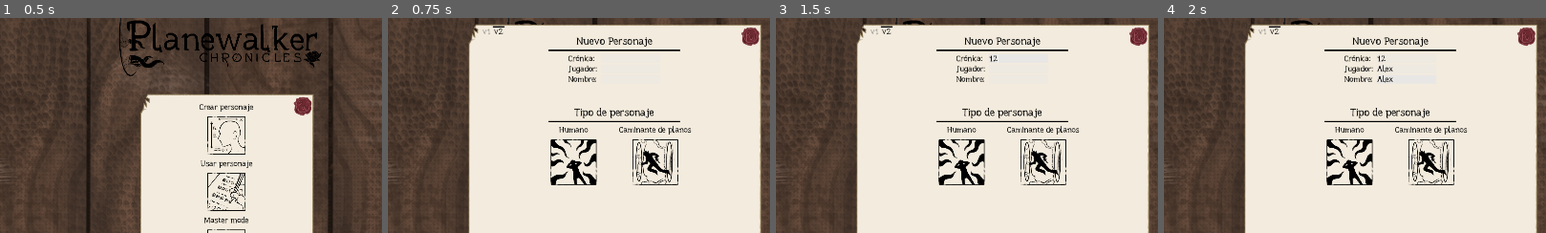
Above: before the commit, frames 1-4 (left to right).
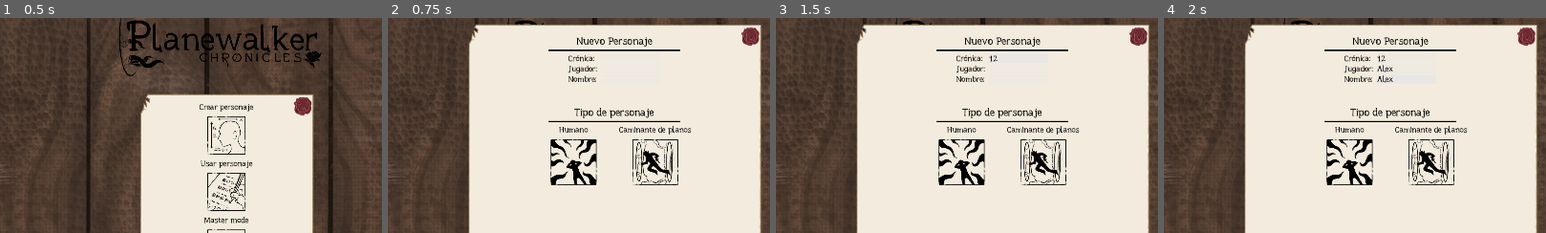
Above: after the commit, the same moments.

Repository: ricargoes/pwcbeyond
Game: Godot game, scene res://scenes/screens/MainMenu.tscn
The game is run twice, just before and just after one commit, with the same random seed, the same clock (stepped at 60 frames per second) and the same inputs.
Inputs (mouse positions are % of the whole screen's width and height, from its top left):
- Up to frame 1 (0.5 s): no input
- Up to frame 2 (0.75 s): click (50, 35) at 0.5 s
- Up to frame 3 (1.5 s): click (52, 17) at 1.27 s; type "12" at 1.35 s
- Up to frame 4 (2 s): click (52, 19) at 1.5 s; type "Alex" at 1.58 s; click (52, 22) at 1.73 s; type "Alex" at 1.82 s
The pictures show only the part of the screen within x 20-70%, y 7-57%; the shares and areas given below are measured in that part.

Frame 1 is identical in both runs. In frame 2, less than 0.1% of the frame differs, in the area x 24-31%, y 3-8%; in frame 3, less than 0.1%; in frame 4, less than 0.1%.
Error in both runs: Unable to iterate on object of type 'Nil'. (res://scenes/singletons/ArtesGetter.gd:15)

Commit message:
using json_schemas for sheet versions from db

Diff:
--- a/scenes/classes/Character.gd
+++ b/scenes/classes/Character.gd
@@ -1,9 +1,11 @@
 extends Node
 
+const default_concentracion = 2
 
 var char_name = ""
 var player_name = ""
 var chronicle = ""
+var version = ""
 
 var atributes = {}
 var skills = {}
@@ -20,10 +22,11 @@
 
 signal effort_spended(type)
 
-func set_id(character_sheet):
+func set_id(character_sheet, sheet_version):
 	chronicle = character_sheet.find_child("Chronicle").text
 	player_name = character_sheet.find_child("Player").text
 	char_name = character_sheet.find_child("Name").text
+	version = sheet_version
 
 func save_human_side(character_sheet):
 
@@ -70,7 +73,8 @@
 
 func initialize_status():
 	status["Vigor"] = { "perm": atributes["Físicos"]["Resistencia"], "temp": atributes["Físicos"]["Resistencia"] }
-	status["Voluntad"] = { "perm": atributes["Mentales"]["Astucia"], "temp": atributes["Mentales"]["Astucia"] }
+	var concentracion_value = atributes["Mentales"].get("Voluntad", default_concentracion)
+	status["Concentración"] = { "perm": concentracion_value, "temp": concentracion_value }
 	status["Coherencia"] = { "perm": plane_manipulation["access"]["ego"], "temp": plane_manipulation["access"]["ego"] }
 	status["Salud"] = {}
 	status["Cordura"] = {}
@@ -80,9 +84,9 @@
 
 func save_status(character_sheet):
 	status = {}
-	status["Vigor"] = { "perm": atributes["Físicos"]["Resistencia"], "temp": character_sheet.find_child("Vigor").temp_level}
-	status["Voluntad"] = { "perm": atributes["Mentales"]["Astucia"], "temp": character_sheet.find_child("Voluntad").temp_level}
-	status["Coherencia"] = { "perm": plane_manipulation["access"]["ego"], "temp": character_sheet.find_child("Coherencia").temp_level}
+	status["Vigor"] = {"perm": atributes["Físicos"]["Resistencia"], "temp": character_sheet.find_child("Vigor").temp_level}
+	status["Concentración"] = {"perm": atributes["Mentales"].get("Voluntad", default_concentracion), "temp": character_sheet.find_child("Concentracion").temp_level}
+	status["Coherencia"] = {"perm": plane_manipulation["access"]["ego"], "temp": character_sheet.find_child("Coherencia").temp_level}
 
 	status["Salud"] = character_sheet.find_child("Salud").states_damage
 	status["Cordura"] = character_sheet.find_child("Cordura").states_damage
@@ -96,7 +100,8 @@
 		"atributes": atributes,
 		"skills": skills,
 		"plane_manipulation": plane_manipulation,
-		"status": status
+		"status": status,
+		"version": version,
 	}
 
 func from_data_dict(char_dict):
@@ -108,6 +113,7 @@
 	skills = char_dict["character_stats"]["skills"]
 	plane_manipulation = char_dict["character_stats"]["plane_manipulation"]
 	status = char_dict["character_stats"]["status"]
+	version = char_dict["character_stats"]["version"]
 
 	equipment = char_dict["character_inventory"]
 
@@ -126,4 +132,4 @@
 	if boosts.has(type):
 		for _i in range(boosts.count(type)):
 			boosts.erase(type)
-		emit_signal("effort_spended", type)
+		effort_spended.emit(type)
--- a/scenes/counters/Tireness.tscn
+++ b/scenes/counters/Tireness.tscn
@@ -47,7 +47,7 @@
 mouse_default_cursor_shape = 2
 theme = ExtResource("1")
 theme_override_colors/font_color = Color(0, 0, 0, 1)
-text = "Voluntad"
+text = "Concentración"
 
 [node name="Plus" type="TextureButton" parent="Label"]
 layout_mode = 2
--- a/scenes/panels/CharStatusPanel.gd
+++ b/scenes/panels/CharStatusPanel.gd
@@ -33,7 +33,7 @@
 		%Name.text = character.char_name + " [" + character.player_name + "]"
 		var char_status = character.status
 		%Vigor.set_level(char_status["Vigor"]["perm"], char_status["Vigor"]["temp"])
-		%Voluntad.set_level(char_status["Voluntad"]["perm"], char_status["Voluntad"]["temp"])
+		%Concentracion.set_level(char_status["Concentración"]["perm"], char_status["Concentración"]["temp"])
 		if char_status.has("Coherencia"):
 			%Coherencia.set_level(char_status["Coherencia"]["perm"], char_status["Coherencia"]["temp"])
 			%Coherencia.show()
@@ -48,7 +48,7 @@
 	%Salud.set_editable(do_it)
 	%Cordura.set_editable(do_it)
 #	%Vigor.set_editable(do_it)
-#	%Voluntad.set_editable(do_it)
+#	%Concentracion.set_editable(do_it)
 #	%Coherencia.set_editable(do_it)
 
 
--- a/scenes/panels/CharStatusPanel.tscn
+++ b/scenes/panels/CharStatusPanel.tscn
@@ -76,10 +76,10 @@
 layout_mode = 2
 status_name = "Vigor"
 
-[node name="Voluntad" parent="Layout/DataBox/TirenessBox" instance=ExtResource("6")]
+[node name="Concentracion" parent="Layout/DataBox/TirenessBox" instance=ExtResource("6")]
 unique_name_in_owner = true
 layout_mode = 2
-status_name = "Voluntad"
+status_name = "Concentración"
 
 [node name="Coherencia" parent="Layout/DataBox/TirenessBox" instance=ExtResource("6")]
 unique_name_in_owner = true
--- a/scenes/screens/CharacterCreation.gd
+++ b/scenes/screens/CharacterCreation.gd
@@ -12,24 +12,29 @@
 var _char_type = ""
 
 func _ready():
-	%Version.select(1)
+	prepare_versions()
 	paint_atributes()
 	paint_skills()
 	paint_plane_manipulation()
 
 
+func prepare_versions():
+	var available_versions = GameInfo.abilities_schema.keys()
+	available_versions.sort()
+	for version in available_versions:
+		%Version.add_item(version)
+	%Version.select(2)
+
 func paint_atributes():
 	var feature_type = "atributes"
-	var item_levels = GameInfo.version_skill_template[get_sheet_version()][feature_type]
-	Helper.build_ability_tree(feature_type, %Atributes, item_levels)
+	Helper.build_ability_tree(%Atributes, feature_type, get_sheet_version(), 1)
 	get_tree().call_group(feature_type, "connect", "leveled_up", update_atribute_points)
 	get_tree().call_group(feature_type, "connect", "leveled_down", update_atribute_points)
 
 
 func paint_skills():
 	var feature_type = "skills"
-	var item_levels = GameInfo.version_skill_template[get_sheet_version()][feature_type]
-	Helper.build_ability_tree(feature_type, %Skills, item_levels)
+	Helper.build_ability_tree(%Skills, feature_type, get_sheet_version())
 
 	for group_containers in %Skills.get_children():
 		var group = group_containers.name
@@ -280,7 +285,7 @@
 
 func finish():
 	var character = load("res://scenes/classes/Character.tscn").instantiate()
-	character.set_id(self)
+	character.set_id(self, get_sheet_version())
 	character.save_human_side(self)
 	character.save_planewalker_side(self)
 	character.initialize_status()
--- a/scenes/screens/CharacterCreation.tscn
+++ b/scenes/screens/CharacterCreation.tscn
@@ -64,11 +64,8 @@
 offset_bottom = 52.0
 focus_mode = 0
 auto_height = true
-item_count = 2
 max_columns = 6
 same_column_width = true
-item_0/text = "v1"
-item_1/text = "v2"
 
 [node name="SheetInfo" type="VBoxContainer" parent="CenterContainer"]
 unique_name_in_owner = true
--- a/scenes/sheet_layouts/CharacterSheet.gd
+++ b/scenes/sheet_layouts/CharacterSheet.gd
@@ -13,7 +13,7 @@
 var character = null
 
 var vigor
-var voluntad
+var concentracion
 var coherencia
 var salud
 var cordura
@@ -24,18 +24,18 @@
 	salud = find_child("Salud")
 	cordura = find_child("Cordura")
 	vigor = find_child("Vigor")
-	voluntad = find_child("Voluntad")
+	concentracion = find_child("Concentracion")
 	coherencia = find_child("Coherencia")
-	vigor.connect("effort", Callable(character, "effort").bind("físicos"))
-	voluntad.connect("effort", Callable(character, "effort").bind("mentales"))
-	coherencia.connect("effort", Callable(character, "effort").bind("plane_manipulation"))
-	character.connect("effort_spended", Callable(vigor, "unlock_efforts"))
-	character.connect("effort_spended", Callable(voluntad, "unlock_efforts"))
-	character.connect("effort_spended", Callable(coherencia, "unlock_efforts"))
+	vigor.effort.connect(character.effort.bind("físicos"))
+	concentracion.effort.connect(character.effort.bind("mentales"))
+	coherencia.effort.connect(character.effort.bind("plane_manipulation"))
+	character.effort_spended.connect(vigor.unlock_efforts)
+	character.effort_spended.connect(concentracion.unlock_efforts)
+	character.effort_spended.connect(coherencia.unlock_efforts)
 	%RollTool.set_roller(character)
 	%RollTool.set_health(salud)
 	%RollTool.set_tireness("físicos", vigor)
-	%RollTool.set_tireness("mentales", voluntad)
+	%RollTool.set_tireness("mentales", concentracion)
 	%RollTool.set_tireness("plane_manipulation", coherencia)
 	build_sheet()
 
@@ -110,13 +110,13 @@
 
 func paint_atributes():
 	var feature_type = "atributes"
-	Helper.build_ability_tree(feature_type, %Atributes, character.atributes, false)
+	Helper.build_ability_tree(%Atributes, feature_type, character.version, 1, false, character.atributes)
 	get_tree().call_group(feature_type, "connect", "clicked", %RollTool.select_atribute)
 
 
 func paint_skills():
 	var feature_type = "skills"
-	Helper.build_ability_tree(feature_type, %Skills, character.skills, false)
+	Helper.build_ability_tree(%Skills, feature_type, character.version, 0, false, character.skills)
 	get_tree().call_group(feature_type, "connect", "clicked", %RollTool.select_skill)
 
 
@@ -157,7 +157,7 @@
 func paint_status():
 	var sheet_status = character.status
 	vigor.set_level(sheet_status["Vigor"]["perm"], sheet_status["Vigor"]["temp"])
-	voluntad.set_level(sheet_status["Voluntad"]["perm"], sheet_status["Voluntad"]["temp"])
+	concentracion.set_level(sheet_status["Concentración"]["perm"], sheet_status["Concentración"]["temp"])
 
 	salud.set_damage(sheet_status["Salud"])
 	cordura.set_damage(sheet_status["Cordura"])
--- a/scenes/sheet_layouts/DashboardLayout.tscn
+++ b/scenes/sheet_layouts/DashboardLayout.tscn
@@ -281,7 +281,7 @@
 
 [node name="Looks" type="TextEdit" parent="BG/Sheet/Header/Info" groups=["editable_textedits"]]
 unique_name_in_owner = true
-custom_minimum_size = Vector2(280, 90)
+custom_minimum_size = Vector2(280, 120)
 layout_mode = 2
 focus_mode = 0
 wrap_mode = 1
@@ -309,7 +309,7 @@
 
 [node name="HSeparator" type="HSeparator" parent="BG/Sheet"]
 layout_mode = 2
-theme_override_constants/separation = 60
+theme_override_constants/separation = 30
 theme_override_styles/separator = SubResource("1")
 
 [node name="Body" type="HBoxContainer" parent="BG/Sheet"]
@@ -420,16 +420,13 @@
 
 [node name="Salud" parent="BG/Sheet/Body/Sec1/StatusBG/StatusCenter/StatusFrame/Status/PhysicalStatus" instance=ExtResource("7")]
 layout_mode = 2
-editable = true
-type = "Salud"
-icon_colection = "health"
 
 [node name="MentalStatus" type="VBoxContainer" parent="BG/Sheet/Body/Sec1/StatusBG/StatusCenter/StatusFrame/Status"]
 layout_mode = 2
 
-[node name="Voluntad" parent="BG/Sheet/Body/Sec1/StatusBG/StatusCenter/StatusFrame/Status/MentalStatus" groups=["features"] instance=ExtResource("8")]
-layout_mode = 2
-status_name = "Voluntad"
+[node name="Concentracion" parent="BG/Sheet/Body/Sec1/StatusBG/StatusCenter/StatusFrame/Status/MentalStatus" groups=["features"] instance=ExtResource("8")]
+layout_mode = 2
+status_name = "Concentración"
 
 [node name="BlankSep2" type="HSeparator" parent="BG/Sheet/Body/Sec1/StatusBG/StatusCenter/StatusFrame/Status/MentalStatus"]
 layout_mode = 2
@@ -438,7 +435,6 @@
 
 [node name="Cordura" parent="BG/Sheet/Body/Sec1/StatusBG/StatusCenter/StatusFrame/Status/MentalStatus" instance=ExtResource("7")]
 layout_mode = 2
-editable = true
 type = "Cordura"
 icon_colection = "sanity"
 
@@ -808,12 +804,15 @@
 mouse_filter = 2
 
 [node name="ConfirmationPopup" type="Popup" parent="BG/Pivot/CenterContainer"]
+size = Vector2i(600, 130)
 
 [node name="NinePatchRect" type="NinePatchRect" parent="BG/Pivot/CenterContainer/ConfirmationPopup"]
 modulate = Color(0.768627, 0.776471, 0, 1)
-custom_minimum_size = Vector2(400, 100)
+custom_minimum_size = Vector2(600, 130)
 offset_right = 400.0
 offset_bottom = 100.0
+size_flags_horizontal = 3
+size_flags_vertical = 3
 texture = ExtResource("16")
 patch_margin_left = 55
 patch_margin_top = 64
@@ -829,6 +828,7 @@
 [node name="ConfirmationL" type="Label" parent="BG/Pivot/CenterContainer/ConfirmationPopup/VBoxContainer"]
 layout_mode = 2
 text = "Acepta para confirmar el borrado"
+horizontal_alignment = 1
 
 [node name="ConfirmButtons" type="HBoxContainer" parent="BG/Pivot/CenterContainer/ConfirmationPopup/VBoxContainer"]
 layout_mode = 2
@@ -846,7 +846,7 @@
 [connection signal="timeout" from="Autosave" to="." method="autosave"]
 [connection signal="gui_input" from="BG/Sheet/Header/Logo" to="." method="_on_Logo_gui_input"]
 [connection signal="clicked" from="BG/Sheet/Body/Sec1/StatusBG/StatusCenter/StatusFrame/Status/PhysicalStatus/Vigor" to="BG/Sheet/Tools/RollTool" method="select_atribute"]
-[connection signal="clicked" from="BG/Sheet/Body/Sec1/StatusBG/StatusCenter/StatusFrame/Status/MentalStatus/Voluntad" to="BG/Sheet/Tools/RollTool" method="select_atribute"]
+[connection signal="clicked" from="BG/Sheet/Body/Sec1/StatusBG/StatusCenter/StatusFrame/Status/MentalStatus/Concentracion" to="BG/Sheet/Tools/RollTool" method="select_atribute"]
 [connection signal="clicked" from="BG/Sheet/Body/Manipulacion de planos/PlaneManipulation/Journey" to="BG/Sheet/Tools/RollTool" method="select_ability"]
 [connection signal="clicked" from="BG/Sheet/Body/Manipulacion de planos/PlaneManipulation/AccessCenter/Access/Ego" to="BG/Sheet/Tools/RollTool" method="select_skill"]
 [connection signal="clicked" from="BG/Sheet/Body/Manipulacion de planos/PlaneManipulation/AccessCenter/Access/Scientia" to="BG/Sheet/Tools/RollTool" method="select_atribute"]
--- a/scenes/sheet_layouts/WebSheetLayout.tscn
+++ b/scenes/sheet_layouts/WebSheetLayout.tscn
@@ -114,12 +114,15 @@
 mouse_filter = 2
 
 [node name="ConfirmationPopup" type="Popup" parent="CenterContainer/VScrollContainer/Center/Pivot/CenterContainer"]
+size = Vector2i(600, 130)
 
 [node name="NinePatchRect" type="NinePatchRect" parent="CenterContainer/VScrollContainer/Center/Pivot/CenterContainer/ConfirmationPopup"]
 modulate = Color(0.768627, 0.776471, 0, 1)
-custom_minimum_size = Vector2(400, 100)
-offset_right = 400.0
-offset_bottom = 100.0
+custom_minimum_size = Vector2(400, 130)
+offset_right = 600.0
+offset_bottom = 109.0
+size_flags_horizontal = 3
+size_flags_vertical = 3
 texture = ExtResource("16")
 patch_margin_left = 55
 patch_margin_top = 64
@@ -135,6 +138,7 @@
 [node name="ConfirmationL" type="Label" parent="CenterContainer/VScrollContainer/Center/Pivot/CenterContainer/ConfirmationPopup/VBoxContainer"]
 layout_mode = 2
 text = "Acepta para confirmar el borrado"
+horizontal_alignment = 1
 
 [node name="ConfirmButtons" type="HBoxContainer" parent="CenterContainer/VScrollContainer/Center/Pivot/CenterContainer/ConfirmationPopup/VBoxContainer"]
 layout_mode = 2
@@ -296,9 +300,9 @@
 theme_override_constants/separation = 20
 theme_override_styles/separator = SubResource("1")
 
-[node name="Voluntad" parent="CenterContainer/VScrollContainer/Center/Sheet/CharData/Sec1/StatusBG/StatusFrame" groups=["features"] instance=ExtResource("8")]
-layout_mode = 2
-status_name = "Voluntad"
+[node name="Concentracion" parent="CenterContainer/VScrollContainer/Center/Sheet/CharData/Sec1/StatusBG/StatusFrame" groups=["features"] instance=ExtResource("8")]
+layout_mode = 2
+status_name = "Concentración"
 
 [node name="BlankSep3" type="HSeparator" parent="CenterContainer/VScrollContainer/Center/Sheet/CharData/Sec1/StatusBG/StatusFrame"]
 layout_mode = 2
@@ -867,7 +871,7 @@
 [connection signal="pressed" from="CenterContainer/VScrollContainer/Center/Pivot/CenterContainer/ConfirmationPopup/VBoxContainer/ConfirmButtons/Aceptar" to="." method="_on_Confirmation_pressed"]
 [connection signal="gui_input" from="CenterContainer/VScrollContainer/Center/Sheet/Envelope/Logo" to="." method="_on_Logo_gui_input"]
 [connection signal="clicked" from="CenterContainer/VScrollContainer/Center/Sheet/CharData/Sec1/StatusBG/StatusFrame/Vigor" to="CenterContainer/VScrollContainer/Center/Sheet/RollTool" method="select_atribute"]
-[connection signal="clicked" from="CenterContainer/VScrollContainer/Center/Sheet/CharData/Sec1/StatusBG/StatusFrame/Voluntad" to="CenterContainer/VScrollContainer/Center/Sheet/RollTool" method="select_atribute"]
+[connection signal="clicked" from="CenterContainer/VScrollContainer/Center/Sheet/CharData/Sec1/StatusBG/StatusFrame/Concentracion" to="CenterContainer/VScrollContainer/Center/Sheet/RollTool" method="select_atribute"]
 [connection signal="pressed" from="CenterContainer/VScrollContainer/Center/Sheet/CharData/Sec1/InventoryButton" to="." method="_on_InventoryButton_pressed"]
 [connection signal="clicked" from="CenterContainer/VScrollContainer/Center/Sheet/CharData/TabContainer/Manipulacion de planos/PlaneManipulation/CenterContainer/HBoxContainer/Journey" to="CenterContainer/VScrollContainer/Center/Sheet/RollTool" method="select_ability"]
 [connection signal="clicked" from="CenterContainer/VScrollContainer/Center/Sheet/CharData/TabContainer/Manipulacion de planos/PlaneManipulation/CenterContainer/HBoxContainer/Coherencia" to="CenterContainer/VScrollContainer/Center/Sheet/RollTool" method="select_atribute"]
--- a/scenes/singletons/CharactersGetter.gd
+++ b/scenes/singletons/CharactersGetter.gd
@@ -9,6 +9,7 @@
 
 
 func _ready():
+	await request_character_sheet_schemas()
 	set_process(true)
 
 
@@ -60,12 +61,24 @@
 		request(
 			url,
 			PackedStringArray(["accept: application/json", "Range-Unit: items"]),
-			HTTPClient.METHOD_GET
-			)
+			HTTPClient.METHOD_GET)
 
 
 func request_character(chronicle, player, char_name):
 	request_queue.append(GameInfo.character_sheets_table_url + character_filter(chronicle, player, char_name))
+
+
+func request_character_sheet_schemas():
+	$SchemasGetter.request(
+		GameInfo.schemas_table_url + '?entity=eq.character_sheet_stats',
+		PackedStringArray(["accept: application/json", "Range-Unit: items"]),
+		HTTPClient.METHOD_GET)
+	var response = await $SchemasGetter.request_completed
+	var test_json_conv = JSON.new()
+	test_json_conv.parse(response[3].get_string_from_utf8())
+	var schemas = test_json_conv.get_data()
+	for schema in schemas:
+		GameInfo.abilities_schema[schema["version"]] = schema["schema_definition"]
 
 
 func search(search_text):
@@ -88,16 +101,14 @@
 		GameInfo.character_sheets_table_url,
 		PackedStringArray(["Content-Type: application/json"]),
 		HTTPClient.METHOD_POST,
-		post_data
-		)
+		post_data)
 
 
 func delete_character(chronicle, player, char_name):
 	$CharactersDeleter.request(
 		GameInfo.character_sheets_table_url + character_filter(chronicle, player, char_name),
 		PackedStringArray(["Content-Type: application/json"]),
-		HTTPClient.METHOD_DELETE
-		)
+		HTTPClient.METHOD_DELETE)
 
 
 func update_character(chronicle, player, char_name, payload):
@@ -105,5 +116,4 @@
 		GameInfo.character_sheets_table_url + character_filter(chronicle, player, char_name),
 		PackedStringArray(["Content-Type: application/json"]),
 		HTTPClient.METHOD_PATCH,
-		JSON.stringify(payload)
-		)
+		JSON.stringify(payload))
--- a/scenes/singletons/CharactersGetter.tscn
+++ b/scenes/singletons/CharactersGetter.tscn
@@ -1,14 +1,16 @@
-[gd_scene load_steps=2 format=2]
+[gd_scene load_steps=2 format=3 uid="uid://8ijpj0gs1vdn"]
 
-[ext_resource path="res://scenes/singletons/CharactersGetter.gd" type="Script" id=1]
-
+[ext_resource type="Script" path="res://scenes/singletons/CharactersGetter.gd" id="1"]
 
 [node name="CharactersGetter" type="HTTPRequest"]
-script = ExtResource( 1 )
+script = ExtResource("1")
 
 [node name="CharactersDeleter" type="HTTPRequest" parent="."]
 
 [node name="CharactersUpdater" type="HTTPRequest" parent="."]
 
 [node name="CharactersInserter" type="HTTPRequest" parent="."]
+
+[node name="SchemasGetter" type="HTTPRequest" parent="."]
+
 [connection signal="request_completed" from="." to="." method="_on_get_request_completed"]
--- a/scenes/singletons/GameInfo.gd
+++ b/scenes/singletons/GameInfo.gd
@@ -2,32 +2,7 @@
 
 const empty_character_equipment = {"items": {}, "weapons": {}}
 
-const version_skill_template = {
-	"v1": {
-		"atributes": {
-			"Físicos": {"Fuerza": 1, "Destreza": 1, "Resistencia": 1},
-			"Sociales": {"Carisma": 1, "Manipulación": 1, "Apariencia": 1},
-			"Mentales": {"Percepción": 1, "Inteligencia": 1, "Astucia": 1}
-		},
-		"skills": {
-			"Talentos": {"Alerta": 0, "Atletismo": 0, "Creatividad": 0, "Diplomacia": 0, "Empatía": 0, "Intimidación": 0, "Liderazgo": 0, "Pelea": 0, "Subterfugio": 0, "Tratar animales": 0 },
-			"Tecnicas": {"Actuación artística": 0, "Armas a distancia": 0, "Armas de melee": 0, "Busq. información": 0, "Conducción": 0, "Curación": 0, "Pericias": 0, "Rastreo": 0, "Sigilo": 0, "Supervivencia": 0},
-			"Conocimientos": {"Arte": 0, "Biología": 0, "Física/Química": 0, "Informática": 0, "Lingüística": 0, "Mat./Economía": 0, "Medicina": 0, "Psicología": 0, "Sociopolítica": 0, "Tecnología": 0}
-		},
-	},
-	"v2": {
-		"atributes": {
-			"Físicos": {"Fuerza": 1, "Destreza": 1, "Resistencia": 1},
-			"Sociales": {"Carisma": 1, "Manipulación": 1, "Apariencia": 1},
-			"Mentales": {"Percepción": 1, "Inteligencia": 1, "Astucia": 1}
-		},
-		"skills": {
-			"Talentos": {"Atletismo": 0, "Creatividad": 0, "Empatía": 0, "Intimidación": 0, "Mentir": 0, "Observación": 0, "Pelea": 0, "Persuasión": 0, "Resiliencia": 0, "Tratar animales": 0 },
-			"Tecnicas": {"Armas a distancia": 0, "Armas de melee": 0, "Conducción": 0, "Curación": 0, "Juego de manos": 0, "Interpretación": 0, "Investigación": 0, "Pericias": 0, "Sigilo": 0, "Supervivencia": 0},
-			"Conocimientos": {"Arte": 0, "Biología": 0, "Física/Química": 0, "Lingüística": 0, "Mat./Economía": 0, "Medicina": 0, "Psicología": 0, "Seguridad": 0, "Sociopolítica": 0, "Tecnología": 0}
-		}
-	}
-}
+var abilities_schema = {}
 
 const states = {
 	"Salud": [
@@ -67,6 +42,7 @@
 const host = "http://ec2-13-49-68-168.eu-north-1.compute.amazonaws.com:3000"
 
 const character_sheets_table_url = host + "/character_sheets"
+const schemas_table_url = host + "/json_schemas"
 const artes_table_url = host + "/artes"
 const vias_table_url = host + "/vias"
 const vias_to_artes_table_url = host + "/vias_to_artes_association"
--- a/scenes/singletons/Helper.gd
+++ b/scenes/singletons/Helper.gd
@@ -1,33 +1,31 @@
 extends Node
 
 
-func build_ability_tree(type, parent_node, item_levels, editable = true):
+func build_ability_tree(parent_node, type, version, perm_level=0, editable = true, char_levels=null):
+	var abilities_schema = GameInfo.abilities_schema[version][type]
 	remove_children(parent_node)
-	for group in item_levels.keys():
+	for group in abilities_schema:
 		var container = VBoxContainer.new()
-		container.name = group
+		var group_name = group["name"]
+		container.name = group_name
 		container.add_theme_constant_override("separation", 5)
 		parent_node.add_child(container)
 
 		var label = Label.new()
-		label.text = "-" + group + "-"
+		label.text = "-" + group_name + "-"
 		label.horizontal_alignment = HorizontalAlignment.HORIZONTAL_ALIGNMENT_CENTER
 		label.add_theme_font_size_override("font_size", ResourceManager.h2_font_size)
 		container.add_child(label)
 
-		for item in item_levels[group].keys():
+		for item in group["abilities"]:
 			if item == "":
 				continue
 			var node = ResourceManager.ability_counter_class.instantiate()
 			node.ability_name = item
 			node.editable = editable
-			var perm_level = 0
-			var current_level = 0
-			if type == "atributes":
-				perm_level = 1
-			current_level = item_levels[group][item]
+			var current_level = char_levels[group_name][item] if char_levels else 0
 			node.set_level(current_level, perm_level)
-			node.add_to_group(group.to_lower())
+			node.add_to_group(group_name.to_lower())
 			node.add_to_group(type)
 			container.add_child(node)
 
Not shown: 1 places in scenes/sheet_layouts/DashboardLayout.tscn that only renumber resources
Not shown: 1 places in scenes/sheet_layouts/WebSheetLayout.tscn that only renumber resources
